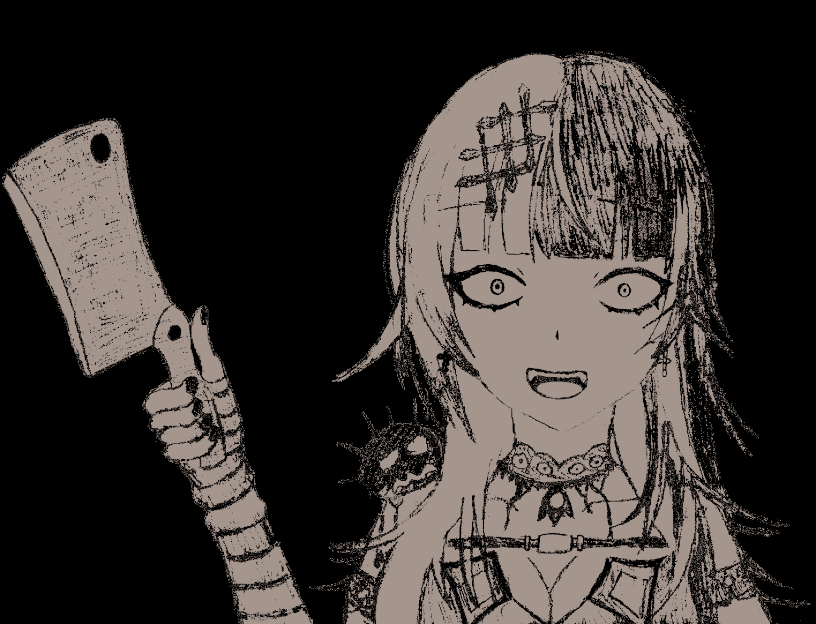
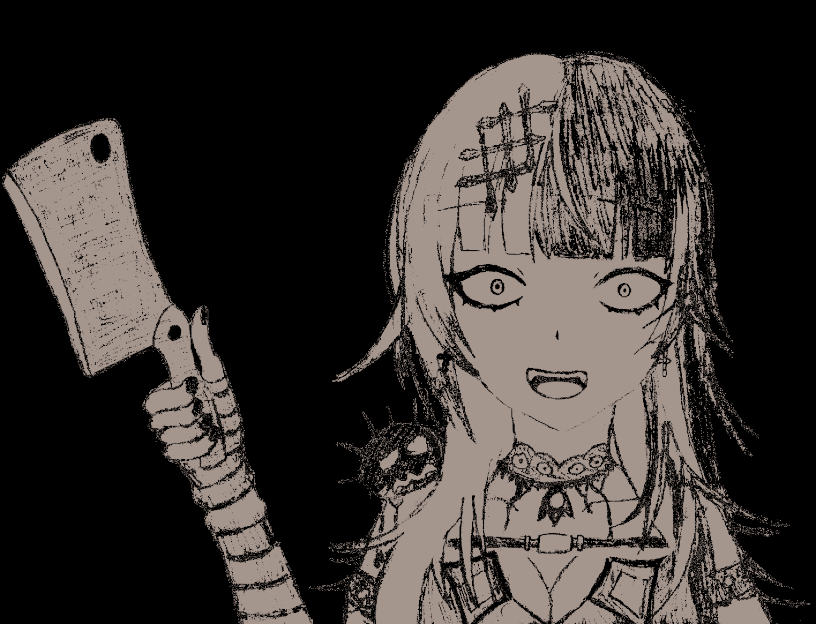
Layers edited between the first and the second w=816, h=624 image:
renamed "貼り付けられたレイヤー" to "shiori", painted on it over left=461, top=535, right=485, bottom=564
